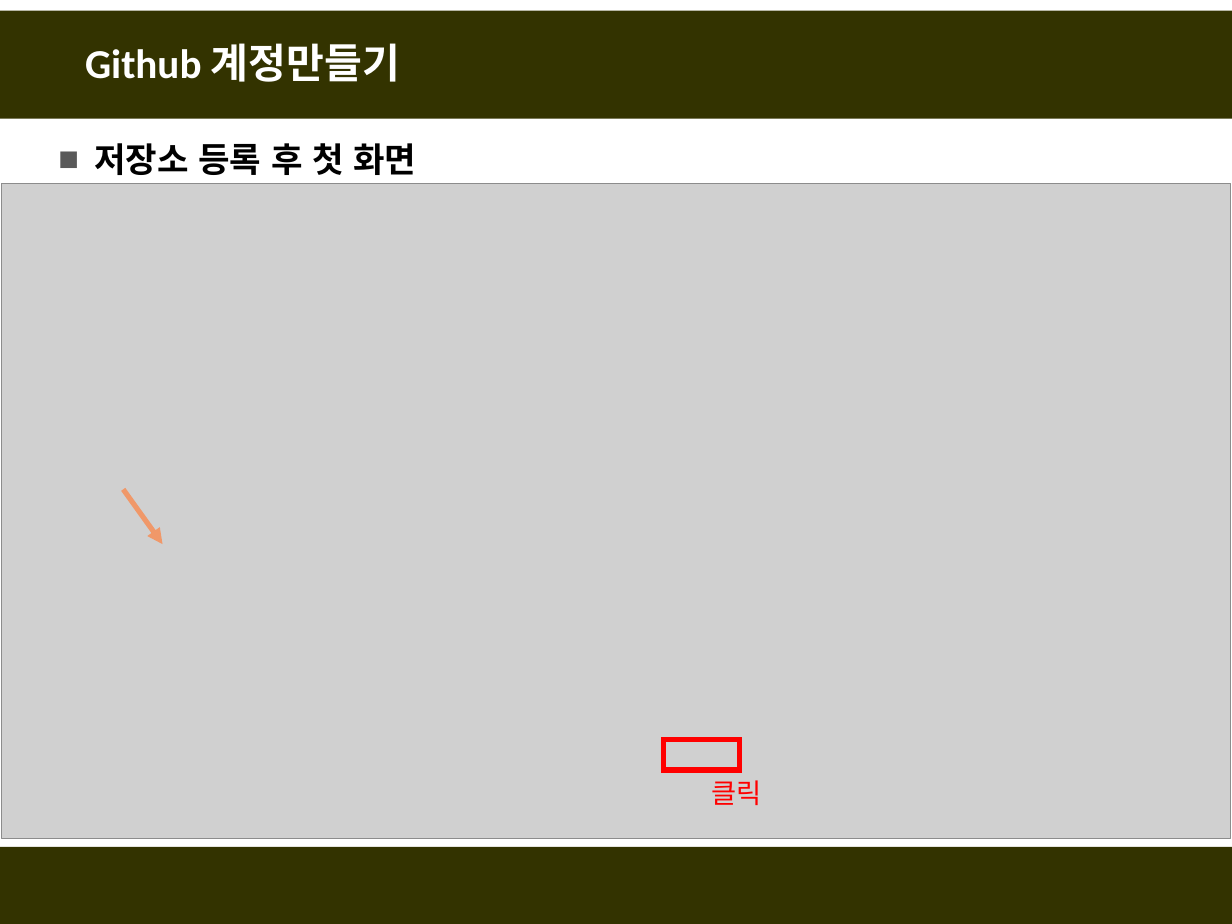
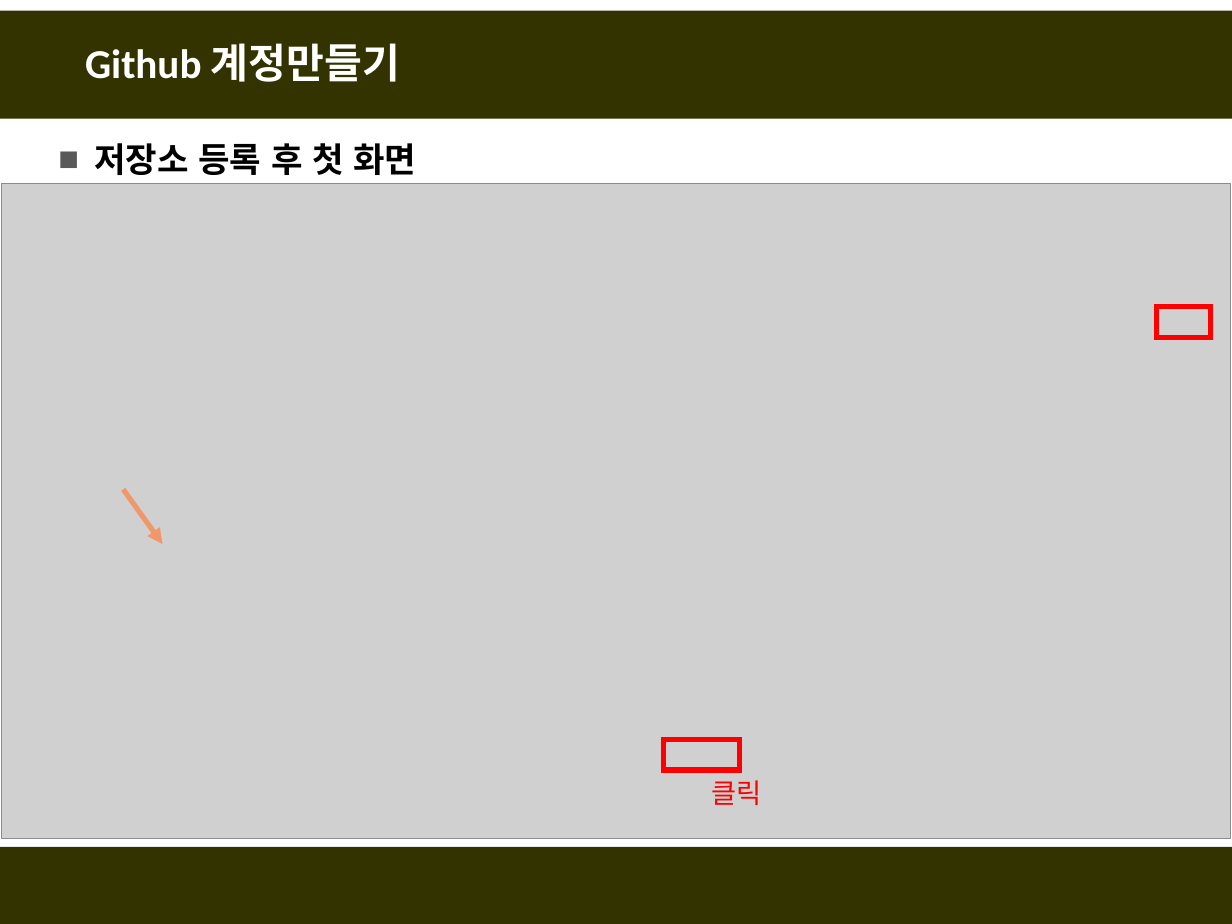
Before and after one commit to fasthill/github-lecture, a slide deck: slide 22 of git및github첫걸음2-원격저장소만들기.pptx. Drawn at 1232x924 pixels with LibreOffice and Linux fonts; fonts in the diff are those of the drawing; grey boxes stand for pictures. Boxes give left, top, right and bottom in pixels: in the first picture for what was removed or moved away, otherwise in the second. Text is boxed around its words. In the diff, an @@ line names an element or a change of style, - is before the commit and + after.

Commit message:
저장소 만들기 initial push

```diff
--- a/git및github첫걸음2-원격저장소만들기.pptx
+++ b/git및github첫걸음2-원격저장소만들기.pptx
@@ rectangle added at (1157,307,1211,338), outline #FF0000 3 pt @@
```
